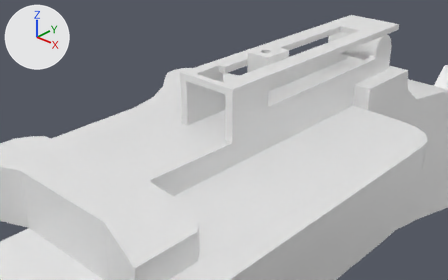
The Blender file Lewis Gun/lewisGun.blend: old version first, new version second.
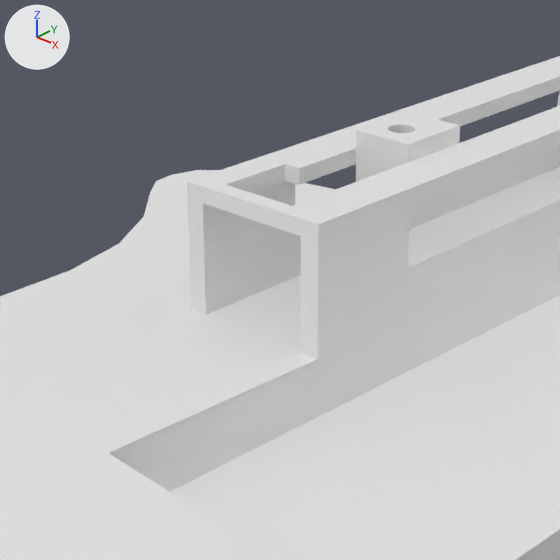
Each version appears first from a camera (50 mm lens) standing at (0.456, 0.649, 0.011) and looking at (0.03, 1.111, -0.289), and next in a close-up on the part from 24% to 73% of the width and 0% to 80% of the height. Every picture has the same lights, and +X, +Y and +Z are marked at upper left. The first two pictures are the older version.

The first close-up shows 'lewisGun'.
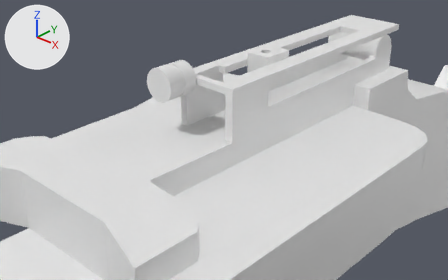
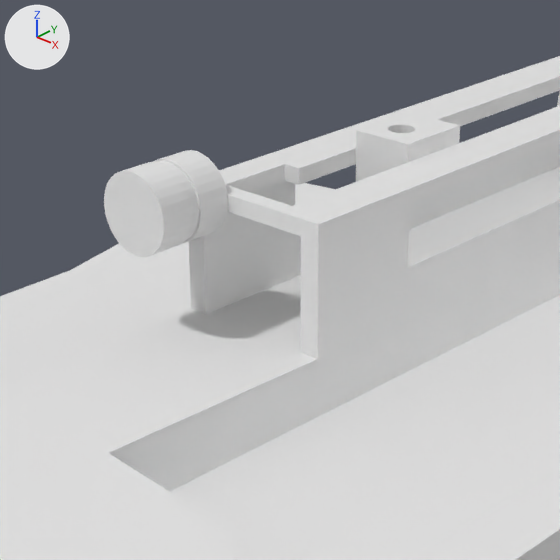
What the commit changed:
Mesh me_cylinder is new.
It has 8592 vertices, 7090 faces and spans x -1.0..1.0, y -1.0..1.0, z -1.0..1.0.
Object 'Cylinder.001' (ob_cylinder_001) is new; it shows me_cylinder.
Its location is (-0.0325, 1.0925, -0.229).
Its rotation in degrees is (90, 0, 0).
Its scale is (0.0196, 0.0196, 0.0196).

Changed parts and their boxes (x1, y1, x2, y2) in the close-ups (560 x 560 px):
'Cylinder.001', added: after (104, 150, 228, 257)
